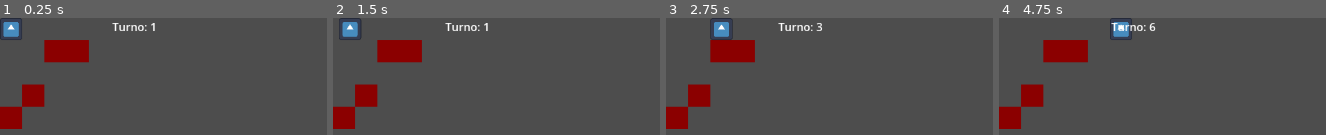
Above: before the commit, frames 1-4 (left to right).
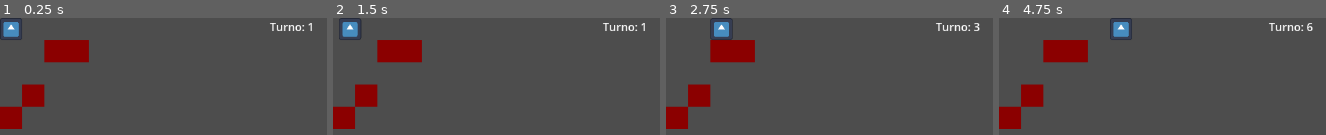
Above: after the commit, the same moments.

Repository: AbelitoLlerena/juego
Game: Godot game, scene res://Scence/world.tscn
Two runs of this game, one before a commit and one after it. Both use one fixed random seed, a clock stepped at 60 frames per second and the inputs below. The project has no main scene, so this scene is started directly. The engine's default icon, where the game draws it, is replaced by a stand-in: a white triangle on a blue panel in a dark square.
Inputs (mouse positions are in pixels of both pictures, inside the frame that each line leads up to):
- Up to frame 1 (0.25 s): no input
- Up to frame 2 (1.5 s): tap Enter at 0.5 s; move the mouse to (outside the picture) at 0.52 s; click (outside the picture) at 0.67 s; tap Space at 1.25 s; move the mouse to (outside the picture) at 1.27 s; click (outside the picture) at 1.42 s
- Up to frame 3 (2.75 s): move the mouse to (outside the picture) at 2.02 s; click (outside the picture) at 2.17 s
- Up to frame 4 (4.75 s): tap Enter at 2.75, 4.25 s; move the mouse to (outside the picture) at 2.77 s; click (outside the picture) at 2.92 s; tap Space at 3.5 s; move the mouse to (outside the picture) at 3.52 s; click (outside the picture) at 3.67 s; move the mouse to (outside the picture) at 4.27 s; click (outside the picture) at 4.42 s

The runs differ from the first frame. In frame 1, 0.8% of the frame differs, in the area x 34-96%, y 4-12%; in frame 2, 0.8%; in frame 3, 0.8%; in frame 4, 0.9%, in the area x 34-97%, y 4-12%.

Commit message:
agregar componentes del personaje y sistema de vida y energis

Diff:
--- /dev/null
+++ b/Component/energy_component.gd
@@ -0,0 +1,5 @@
+class_name EnergyComponent
+extends Resource
+
+@export var max_energy: int = 100
+@export var energy: int = 100
--- /dev/null
+++ b/Component/equipment_component.gd
@@ -0,0 +1,16 @@
+class_name EquipmentComponent
+extends Resource
+
+@export var weapon:ItemDefinition
+
+@export var helmet:ItemDefinition
+
+@export var armor:ItemDefinition
+
+@export var boots:ItemDefinition
+
+@export var gloves:ItemDefinition
+
+@export var accessory_1:ItemDefinition
+
+@export var accessory_2:ItemDefinition
--- /dev/null
+++ b/Component/experience_component.gd
@@ -0,0 +1,8 @@
+class_name ExperienceComponent
+extends Resource
+
+@export var level: int = 1
+
+@export var experience: int = 0
+
+@export var experience_to_next_level: int = 100
--- /dev/null
+++ b/Component/faction_component.gd
@@ -0,0 +1,11 @@
+class_name FactionComponent
+extends Resource
+
+enum Faction {
+	PLAYER,
+	ALLY,
+	ENEMY,
+	NEUTRAL
+}
+
+@export var faction: Faction = Faction.PLAYER
--- /dev/null
+++ b/Component/health_component.gd
@@ -0,0 +1,8 @@
+class_name HealthComponent
+extends Resource
+
+@export var max_health: int = 100
+@export var health: int = 100
+
+@export var is_dead:bool = false
+@export var invulnerable:bool = false
--- /dev/null
+++ b/Component/inventory_component.gd
@@ -0,0 +1,6 @@
+class_name InventoryComponent
+extends Resource
+
+@export var capacity:int = 30
+
+@export var items:Array[InventorySlot]
--- /dev/null
+++ b/Component/position_component.gd
@@ -0,0 +1,4 @@
+class_name PositionComponent
+extends Resource
+
+@export var grid_position: Vector2i
--- /dev/null
+++ b/Component/skill_component.gd
@@ -0,0 +1,6 @@
+class_name SkillComponent
+extends Resource
+
+@export var learned_skills: Array[StringName] = []
+
+@export var cooldowns: Dictionary = {}
--- /dev/null
+++ b/Component/stats_component.gd
@@ -0,0 +1,24 @@
+class_name StatsComponent
+extends Resource
+
+@export var strength:int = 10
+@export var agility:int = 10
+@export var intelligence:int = 10
+@export var constitution:int = 10
+
+@export var base_damage:int = 5
+
+@export var crit_chance:float = 0.05
+@export var crit_multiplier:float = 1.5
+
+@export var dodge_chance:float = 0.05
+
+@export var accuracy:float = 0.90
+
+@export var resistances := {
+	"physical":0,
+	"fire":0,
+	"ice":0,
+	"lightning":0,
+	"poison":0
+}
--- /dev/null
+++ b/Component/turn_component.gd
@@ -0,0 +1,14 @@
+class_name TurnComponent
+extends Resource
+
+@export var initiative:int = 0
+
+@export var action_points:int = 2
+
+@export var max_action_points:int = 2
+
+@export var movement_points:int = 6
+
+@export var max_movement_points:int = 6
+
+@export var has_played:bool = false
--- /dev/null
+++ b/Component/vision_component.gd
@@ -0,0 +1,8 @@
+class_name VisionComponent
+extends Resource
+
+@export var view_distance:int = 8
+@export var vision_angle:float = 360
+
+@export var darkvision:bool = false
+@export var detect_invisible: bool = false
--- /dev/null
+++ b/Data/inventory_slot.gd
@@ -0,0 +1,6 @@
+class_name InventorySlot
+extends Resource
+
+@export var item_id:ItemDefinition
+
+@export var quantity:int = 1
--- /dev/null
+++ b/Data/item_definition.gd
@@ -0,0 +1,7 @@
+class_name ItemDefinition
+extends Resource
+
+@export var id: StringName
+@export var name: String
+@export var icon: Texture2D
+@export var weight: float
--- /dev/null
+++ b/Scence/effect_data.tscn
@@ -0,0 +1,6 @@
+[gd_scene format=3 uid="uid://c25a46copfehn"]
+
+[ext_resource type="Script" uid="uid://dhxwqfso85axc" path="res://Data/effect_data.gd" id="1_b073j"]
+
+[node name="EffectData" type="Node" unique_id=783743021]
+script = ExtResource("1_b073j")
--- /dev/null
+++ b/Scence/energy_component.tscn
@@ -0,0 +1,6 @@
+[gd_scene format=3 uid="uid://d1fnt6sb45esv"]
+
+[ext_resource type="Script" uid="uid://ka8igmbpd14f" path="res://Component/energy_component.gd" id="1_3mps7"]
+
+[node name="EnergyComponent" type="Node" unique_id=1221962799]
+script = ExtResource("1_3mps7")
--- /dev/null
+++ b/Scence/equipment_component.tscn
@@ -0,0 +1,6 @@
+[gd_scene format=3 uid="uid://dl1l3yxaflnk7"]
+
+[ext_resource type="Script" uid="uid://c17idksdwvl31" path="res://Component/equipment_component.gd" id="1_x7i55"]
+
+[node name="EquipmentComponent" type="Node" unique_id=915818429]
+script = ExtResource("1_x7i55")
--- /dev/null
+++ b/Scence/experience_component.tscn
@@ -0,0 +1,6 @@
+[gd_scene format=3 uid="uid://c0vm34q3ge7aq"]
+
+[ext_resource type="Script" uid="uid://5lmchgw00j73" path="res://Component/experience_component.gd" id="1_qesgp"]
+
+[node name="ExperienceComponent" type="Node" unique_id=1785060205]
+script = ExtResource("1_qesgp")
--- /dev/null
+++ b/Scence/faction_component.tscn
@@ -0,0 +1,6 @@
+[gd_scene format=3 uid="uid://tqd3h88ic4og"]
+
+[ext_resource type="Script" uid="uid://bk1p0qpuip58a" path="res://Component/faction_component.gd" id="1_ri7ur"]
+
+[node name="FactionComponent" type="Node" unique_id=1642558104]
+script = ExtResource("1_ri7ur")
--- /dev/null
+++ b/Scence/health_component.tscn
@@ -0,0 +1,6 @@
+[gd_scene format=3 uid="uid://cd1jajnhnc7tg"]
+
+[ext_resource type="Script" uid="uid://c3grwtgyjuc1w" path="res://Component/turn_component.gd" id="1_fr33w"]
+
+[node name="TurnComponent" type="Node" unique_id=1467633629]
+script = ExtResource("1_fr33w")
--- /dev/null
+++ b/Scence/health_system.tscn
@@ -0,0 +1,6 @@
+[gd_scene format=3 uid="uid://dbyyln8af1jak"]
+
+[ext_resource type="Script" uid="uid://ba56rfqlhxs5b" path="res://System/health_system.gd" id="1_dewpo"]
+
+[node name="HealthSystem" type="Node" unique_id=933247575]
+script = ExtResource("1_dewpo")
--- /dev/null
+++ b/Scence/inventory_component.tscn
@@ -0,0 +1,6 @@
+[gd_scene format=3 uid="uid://b4hs06ofhbsf7"]
+
+[ext_resource type="Script" uid="uid://dxs68j7le8e4c" path="res://Component/inventory_component.gd" id="1_t8cg0"]
+
+[node name="InventoryComponent" type="Node" unique_id=1635923829]
+script = ExtResource("1_t8cg0")
--- /dev/null
+++ b/Scence/position_component.tscn
@@ -0,0 +1,6 @@
+[gd_scene format=3 uid="uid://5u6cu30o3cff"]
+
+[ext_resource type="Script" uid="uid://b6lkwajv2m231" path="res://Component/position_component.gd" id="1_idgge"]
+
+[node name="PositionComponent" type="Node" unique_id=18594936]
+script = ExtResource("1_idgge")
--- /dev/null
+++ b/Scence/skill_component.tscn
@@ -0,0 +1,6 @@
+[gd_scene format=3 uid="uid://cxka6wnead6sj"]
+
+[ext_resource type="Script" uid="uid://clgd0yiu584j5" path="res://Component/skill_component.gd" id="1_hjwcv"]
+
+[node name="SkillComponent" type="Node" unique_id=1152820366]
+script = ExtResource("1_hjwcv")
--- /dev/null
+++ b/Scence/stats_component.tscn
@@ -0,0 +1,6 @@
+[gd_scene format=3 uid="uid://jk5hexbjc4m7"]
+
+[ext_resource type="Script" uid="uid://dkpg6w7oc8ms6" path="res://Component/stats_component.gd" id="1_118o3"]
+
+[node name="StatsComponent" type="Node" unique_id=1345623241]
+script = ExtResource("1_118o3")
--- /dev/null
+++ b/Scence/vision_component.tscn
@@ -0,0 +1,6 @@
+[gd_scene format=3 uid="uid://cih5c6le7rjgi"]
+
+[ext_resource type="Script" uid="uid://budkuo6ae8q5l" path="res://Component/vision_component.gd" id="1_mrof4"]
+
+[node name="VisionComponent" type="Node" unique_id=938906867]
+script = ExtResource("1_mrof4")
--- a/Scence/world.tscn
+++ b/Scence/world.tscn
@@ -1,41 +1,33 @@
-[gd_scene format=3 uid="uid://dxu2vdsjdih5b"]
+[gd_scene format=3 uid="uid://d4h545gfgde5n"]
 
-[ext_resource type="Texture2D" uid="uid://c1ntcec7v6g28" path="res://icon.svg" id="1_fj7yv"]
 [ext_resource type="Script" uid="uid://lc3q5p4ddh0q" path="res://world.gd" id="1_ic0uy"]
-[ext_resource type="Script" uid="uid://crqambfqibkkw" path="res://player.gd" id="2_tlwt5"]
 [ext_resource type="PackedScene" uid="uid://c6crxuyy43hwd" path="res://Scence/grid_service.tscn" id="4_k3n1d"]
 [ext_resource type="PackedScene" uid="uid://5s5wu57jq5ux" path="res://Scence/pathfinding_service.tscn" id="5_2o6r5"]
 [ext_resource type="PackedScene" uid="uid://bflf00uqpksi2" path="res://Scence/path_preview_service.tscn" id="6_70uel"]
 [ext_resource type="PackedScene" uid="uid://cxo1pws8455a8" path="res://Scence/turn_system.tscn" id="7_hiqwa"]
 [ext_resource type="PackedScene" uid="uid://djp1bkujwr6ak" path="res://Scence/grid_system.tscn" id="8_2u3nc"]
 [ext_resource type="PackedScene" uid="uid://cpnhnkc7ihps1" path="res://Scence/movement_system.tscn" id="9_udxuc"]
+[ext_resource type="PackedScene" uid="uid://bko17wyjkmcby" path="res://Scence/ground.tscn" id="10_eu1js"]
 [ext_resource type="PackedScene" uid="uid://cbljb8rkidj6l" path="res://Scence/pathfinding_system.tscn" id="10_ikiii"]
 [ext_resource type="PackedScene" uid="uid://f0osefp5xhvt" path="res://Scence/path_preview_system.tscn" id="11_cbp6q"]
+[ext_resource type="PackedScene" uid="uid://dimlnkst4n5sg" path="res://Scence/player.tscn" id="11_j3d65"]
 
-[sub_resource type="TileSet" id="TileSet_piy24"]
-tile_size = Vector2i(32, 32)
-
-[node name="World" type="Node2D" unique_id=1789076914]
+[node name="World" type="Node2D" unique_id=748687561]
 script = ExtResource("1_ic0uy")
 
-[node name="Player" type="Sprite2D" parent="." unique_id=1270275416]
-position = Vector2(16, 16)
-scale = Vector2(0.25, 0.25)
-texture = ExtResource("1_fj7yv")
-script = ExtResource("2_tlwt5")
+[node name="Systems" type="Node" parent="." unique_id=2128349733]
 
-[node name="Ground" type="TileMapLayer" parent="." unique_id=1876549705]
-tile_set = SubResource("TileSet_piy24")
+[node name="GridSystem" parent="Systems" unique_id=492069209 instance=ExtResource("8_2u3nc")]
 
-[node name="Label" type="Label" parent="." unique_id=1087937066]
-offset_left = 162.0
-offset_top = 1.0
-offset_right = 226.0
-offset_bottom = 24.0
-text = "Turno: 0"
-horizontal_alignment = 3
+[node name="PathfindingSystem" parent="Systems" unique_id=1847126505 instance=ExtResource("10_ikiii")]
 
-[node name="Services" type="Node" parent="." unique_id=1145297251]
+[node name="TurnSystem" parent="Systems" unique_id=837350218 instance=ExtResource("7_hiqwa")]
+
+[node name="MovementSystem" parent="Systems" unique_id=1641306523 instance=ExtResource("9_udxuc")]
+
+[node name="PathPreviewSystem" parent="Systems" unique_id=1427143708 instance=ExtResource("11_cbp6q")]
+
+[node name="Services" type="Node" parent="." unique_id=2027979344]
 
 [node name="GridService" parent="Services" unique_id=1423659098 instance=ExtResource("4_k3n1d")]
 
@@ -43,14 +35,12 @@
 
 [node name="PathPreviewService" parent="Services" unique_id=1420627372 instance=ExtResource("6_70uel")]
 
-[node name="Systems" type="Node" parent="." unique_id=45585276]
+[node name="Label" type="Label" parent="." unique_id=389993598]
+offset_left = 389.0
+offset_top = 1.0
+offset_right = 429.0
+offset_bottom = 24.0
 
-[node name="TurnSystem" parent="Systems" unique_id=837350218 instance=ExtResource("7_hiqwa")]
+[node name="Ground" parent="." unique_id=806602243 instance=ExtResource("10_eu1js")]
 
-[node name="GridSystem" parent="Systems" unique_id=492069209 instance=ExtResource("8_2u3nc")]
-
-[node name="MovementSystem" parent="Systems" unique_id=1641306523 instance=ExtResource("9_udxuc")]
-
-[node name="PathfindingSystem" parent="Systems" unique_id=1847126505 instance=ExtResource("10_ikiii")]
-
-[node name="PathPreviewSystem" parent="Systems" unique_id=1427143708 instance=ExtResource("11_cbp6q")]
+[node name="Player" parent="." unique_id=2031240851 instance=ExtResource("11_j3d65")]
--- /dev/null
+++ b/System/health_system.gd
@@ -0,0 +1,93 @@
+class_name HealthSystem
+extends RefCounted
+
+static func apply_damage(
+	health: HealthComponent,
+	amount: int
+) -> int:
+
+	if amount <= 0:
+		return 0
+
+	var previous := health.health
+	health.health = max(0, health.health - amount)
+	return previous - health.health
+
+static func heal(
+	health: HealthComponent,
+	amount: int
+) -> int:
+
+	if amount <= 0:
+		return 0
+
+	var previous := health.health
+
+	health.health = min(
+		health.max_health,
+		health.health + amount
+	)
+
+	return health.health - previous
+
+static func spend_energy(
+	energy: EnergyComponent,
+	amount: int
+) -> bool:
+
+	if amount <= 0:
+		return true
+
+	if energy.energy < amount:
+		return false
+
+	energy.energy -= amount
+	return true
+
+static func restore_energy(
+	energy: EnergyComponent,
+	amount: int
+) -> int:
+
+	if amount <= 0:
+		return 0
+
+	var previous := energy.energy
+
+	energy.energy = min(
+		energy.max_energy,
+		energy.energy + amount
+	)
+
+	return energy.energy - previous
+
+static func is_alive(
+	health: HealthComponent
+) -> bool:
+
+	return health.health > 0
+
+static func is_dead(
+	health: HealthComponent
+) -> bool:
+
+	return health.health <= 0
+
+static func revive(
+	health: HealthComponent,
+	amount := 1
+) -> void:
+
+	health.health = clamp(
+		amount,
+		1,
+		health.max_health
+	)
+
+static func refill(
+	health: HealthComponent,
+	energy: EnergyComponent
+) -> void:
+
+	health.health = health.max_health
+	energy.energy = energy.max_energy
Not shown, added: Component/energy_component.gd.uid
Not shown, added: Component/equipment_component.gd.uid
Not shown, added: Component/experience_component.gd.uid
Not shown, added: Component/faction_component.gd.uid
Not shown, added: Component/health_component.gd.uid
Not shown, added: Component/inventory_component.gd.uid
Not shown, added: Component/position_component.gd.uid
Not shown, added: Component/skill_component.gd.uid
Not shown, added: Component/stats_component.gd.uid
Not shown, added: Component/turn_component.gd.uid
Not shown, added: Component/vision_component.gd.uid
Not shown, added: Data/inventory_slot.gd.uid
(and 2 more such lines)
